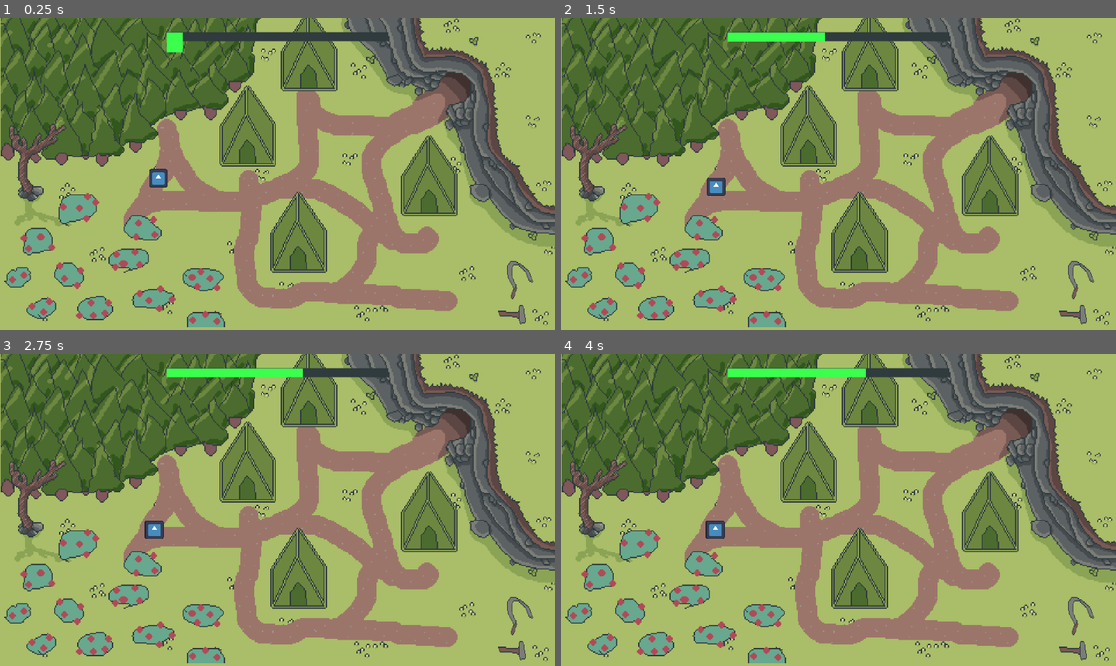
Above: before the commit, frames 1-4 (two rows, left to right).
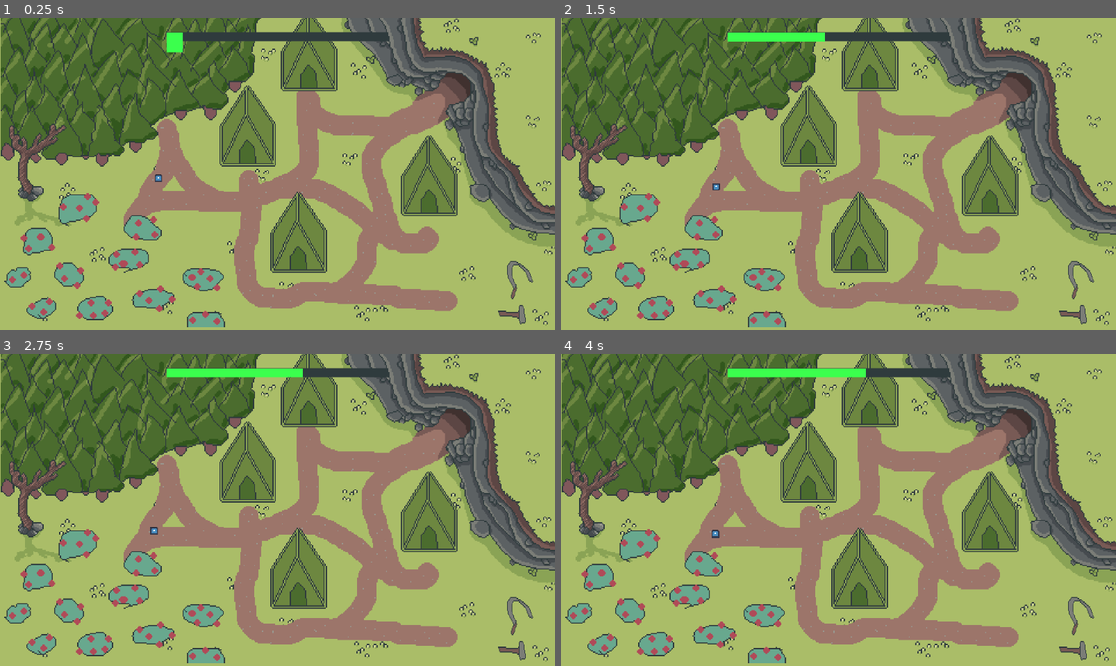
Above: after the commit, the same moments.

Repository: Lueegee1/EksamenDDU
Game: Godot game, scene res://Scenes/Root.tscn
The game is run twice, just before and just after one commit, with the same random seed, the same clock (stepped at 60 frames per second) and the same inputs. The engine's default icon, where the game draws it, is replaced by a stand-in: a white triangle on a blue panel in a dark square.
Inputs:
- Up to frame 1 (0.25 s): no input
- Up to frame 2 (1.5 s): no input
- Up to frame 3 (2.75 s): no input
- Up to frame 4 (4 s): tap Enter at 2.75 s; tap Space at 3.5 s

The runs differ from the first frame. In frame 1, 0.2% of the frame differs, in the area x 26-31%, y 48-55%; in frame 2, 0.2%; in frame 3, 0.2%, in the area x 26-30%, y 53-60%; in frame 4, 0.2%.

Commit message:
Little bit better movement but still bouncy in place

Diff:
--- a/ddu-eksamen/Scripts/GameManager.gd
+++ b/ddu-eksamen/Scripts/GameManager.gd
@@ -128,7 +128,7 @@
 	body.add_child(Sprite)
 	body.z_index = 100
 	Sprite.texture = load("res://icon.svg")
-	Sprite.scale = Vector2(0.5, 0.5)
+	Sprite.scale = Vector2(0.2, 0.2)
 	var agent: NavigationAgent2D = body.get_node("NavigationAgent2D")
 	var nav_region = get_tree().get_root().find_child("NavigationRegion2D", true, false)
 	if nav_region:
@@ -230,18 +230,32 @@
 				pass
 
 			"wandering":
-				if agent.is_navigation_finished() or agent.get_next_path_position() == mov["position"]:
-					agent.target_position = get_random_building_position()
+				if agent.target_position == Vector2.ZERO or agent.is_navigation_finished():
+					var new_target = get_random_building_position()
+
+					if new_target.distance_to(mov["position"]) < 10:
+						new_target += Vector2(
+							randf_range(-100, 100),
+							randf_range(-100, 100)
+						)
+
+					agent.target_position = new_target
 
 				_step_agent(mov, agent, delta)
 
 func _step_agent(mov: Dictionary, agent: NavigationAgent2D, delta: float) -> void:
-	if agent.is_navigation_finished():
+	var next_pos = agent.get_next_path_position()
+
+	# Prevent NaN / zero movement bugs
+	if next_pos == Vector2.ZERO:
 		return
-	var next_pos = agent.get_next_path_position()
+
 	var direction = (next_pos - mov["position"]).normalized()
+
+	if mov["position"].distance_to(next_pos) < 1.0:
+		return
+
 	mov["position"] += direction * mov["speed"] * delta
-
 # Save system---------------------------------------------------------------------------
 #saves the game and return a true/false if the saving was succesfull
 func save_game() -> bool:
